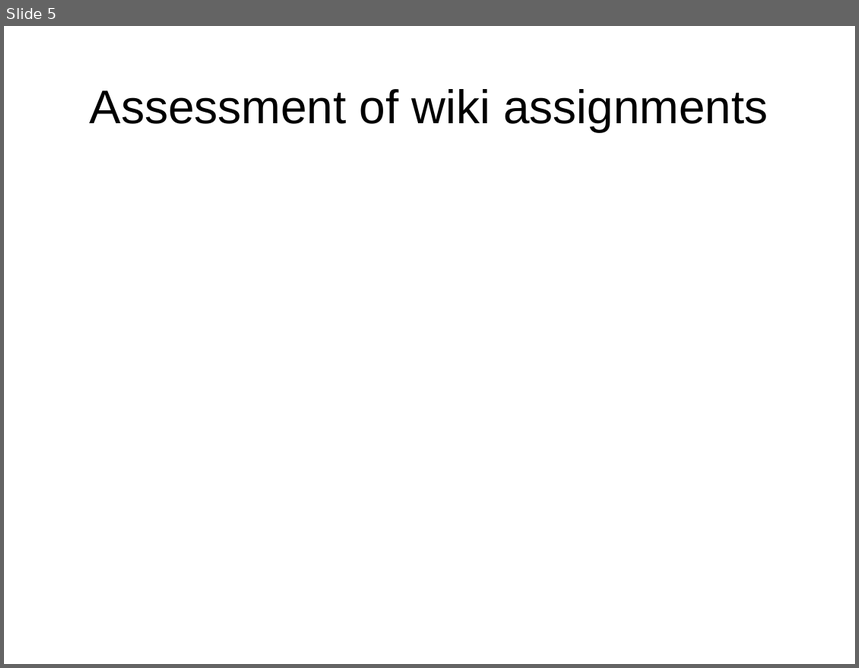
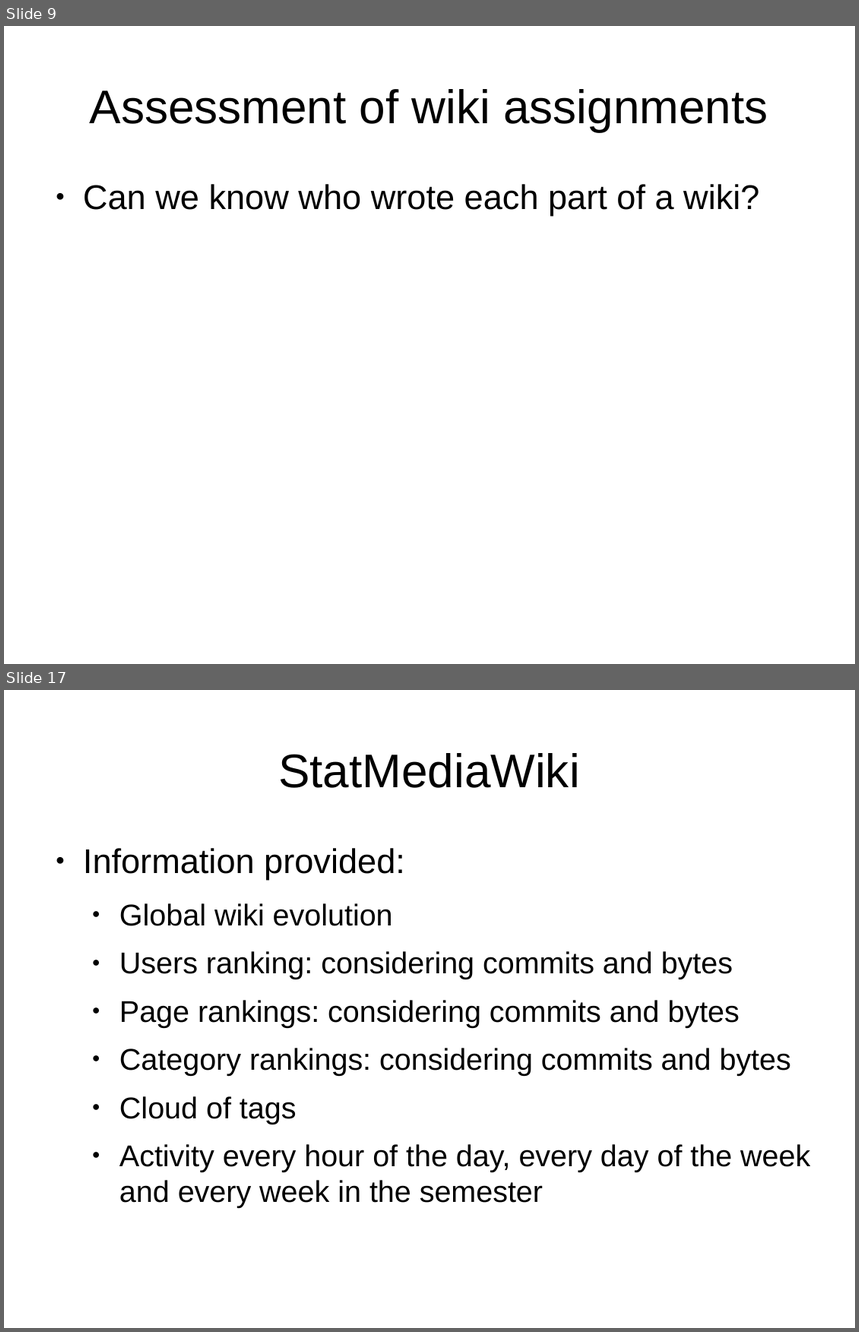
Before and after one commit to DrPantera/wikis4education, a slide deck: brunel-2014/wiki-assessment.odp. Shown one above the other, each under a label of ours: slide 5 before the commit, slides 9 and 17 after it; the slides between them are not shown. The pictures are 859x668 and 859x1332 pixels, drawn with LibreOffice and Linux fonts; fonts in the diff are those of the drawing. Boxes give left, top, right and bottom in pixels: in the first picture for what was removed or moved away, otherwise in the second. Text is boxed around its words. In the diff, an @@ line names an element or a change of style, - is before the commit and + after.

```diff
--- a/brunel-2014/wiki-assessment.odp
+++ b/brunel-2014/wiki-assessment.odp
@@ slide 17 added at bbox=[4, 690, 855, 1328], background #FFFFFF @@
@@ title added at bbox=[278, 753, 579, 788], 44 pt, text #000000 @@
+StatMediaWiki
@@ text added at bbox=[83, 848, 810, 1208], 28 pt, text #000000 @@
+● Information provided:
+  ● Global wiki evolution
+  ● Users ranking: considering commits and bytes
+  ● Page rankings: considering commits and bytes
+  ● Category rankings: considering commits and bytes
+  ● Cloud of tags
+  ● Activity every hour of the day, every day of the week and every week in the semester
@@ what was slide 5 is now slide 9 @@
@@ slide 9 changed as well @@
@@ text added at bbox=[83, 184, 759, 216], 32 pt, text #000000 @@
+● Can we know who wrote each part of a wiki?
```
Also in this commit, not shown: 2 other slides changed, 30 other slides added, 5 slides removed.
